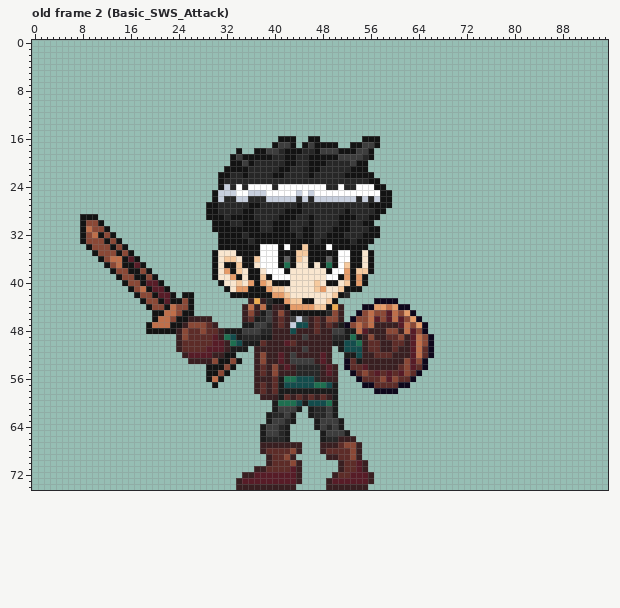
Pixel-art file: Assets/player_sprite.aseprite. Above: the version before the commit.
96x75 pixels, 29 frames. Shown: old frame 2 (Basic_SWS_Attack). The commit also changed other frames, which this record leaves out.
The result:
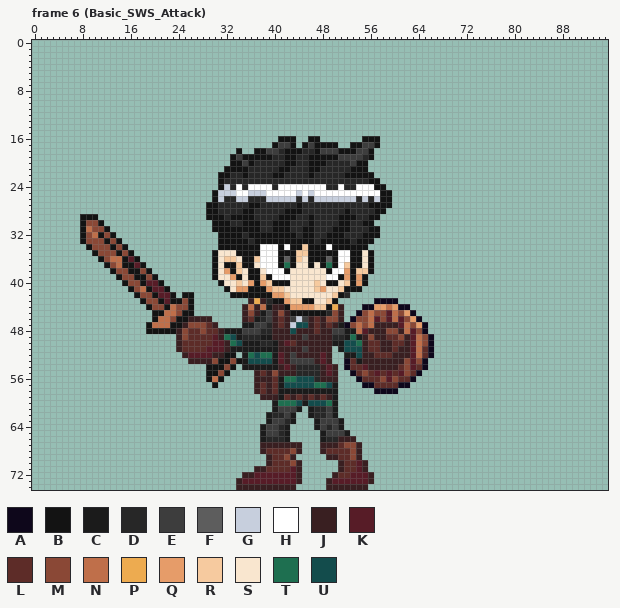
Palette (. is transparent): A #0e071b  B #131313  C #1b1b1b  D #272727  E #3d3d3d  F #5d5d5d  G #c7cfdd  H #ffffff  J #391f21  K #571c27  L #5d2c28  M #8a4836  N #bf6f4a  P #edab50  Q #e69c69  R #f6ca9f  S #f9e6cf  T #1e6f50  U #134c4c
A new or re-ordered frame is compared with the old frame closest to it.
Log entry: climb animation done
Diff:
layer "Male/RightArm_Male/RightShirtSleeves_Mal" now shown
frames re-ordered
--- frame 6 (Basic_SWS_Attack) against old frame 2 (Basic_SWS_Attack), layer "Male/RightArm_Male/RightShirtSleeves_Mal"
@@ x 33..42 @@
 49 UCDDDCCJJJ
-50 TUCCCLJJJK
-51 CCC.JJJJJJ
-52 B...JMJJKJ
-53 MB..JMJJKJ
-54 B...JLJMJK
+50 TUCCCDDCJK
+51 CCCCCCCCJJ
+52 B.CTUTTCKJ
+53 MBCUUUUCKJ
+54 B.CCCCCCJK
 55 ....JLJMJJ
